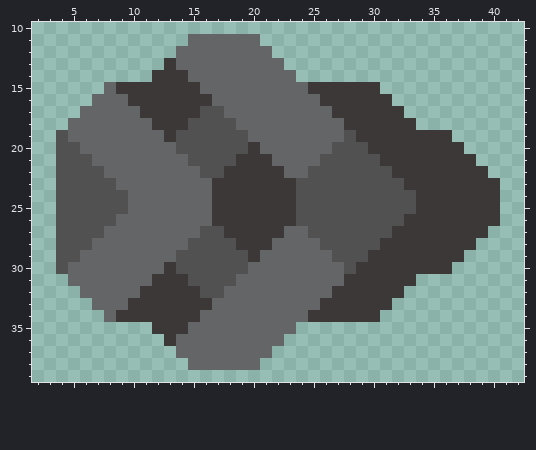
Pixel-art sprite, stored at sprites/units/Asterion/t2/explosion/explosion-leg-base.png. Above is the file before it was changed.
The file is 45x50 pixels. Shown: x 2..42, y 10..39.
And afterwards:
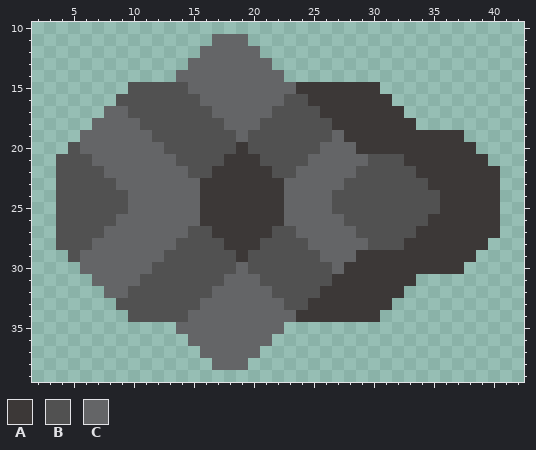
Palette (. is transparent): A #3c3837  B #515151  C #646567
From the commit log: Explosion (aka arson) sprite update
What changed:
The edit adds colour A in row 19 at x 37; in row 20 at x 38; in row 21 at x 39; in row 22 at x 40; in row 27 at x 40; in row 28 at x 39.
The edit adds colour A in row 29 at x 38; in row 30 at x 37.
Colour B gives way to colour A in row 19 at x 28; in row 20 at x 19 and 29; in row 21 at x 18; in row 22 at x 17; in row 27 at x 17; in row 28 at x 18.
Colour B gives way to colour A in row 29 at x 19 and 29; in row 30 at x 28.
Colour C gives way to colour A in row 15 at x 24; in row 16 at x 25; in row 17 at x 26; in row 18 at x 27; in rows 23 to 26 at x 16; in row 31 at x 27.
Colour C gives way to colour A in row 32 at x 26; in row 33 at x 25; in row 34 at x 24.
Colour A gives way to colour B in row 15 at x 10 to 14; in row 16 at x 10 to 15; in row 17 at x 11 to 15; in row 18 at x 12 to 14; in row 19 at x 13; in row 20 at x 20.
Colour A gives way to colour B in row 21 at x 21 and 31 to 32; in row 22 at x 22 and 32 to 33; in row 23 at x 33 to 34; in rows 24 to 25 at x 34 to 35; in row 26 at x 33 to 34; in row 27 at x 22 and 32 to 33.
Colour A gives way to colour B in row 28 at x 21 and 31 to 32; in row 29 at x 20; in row 30 at x 13; in row 31 at x 12 to 14; in row 32 at x 11 to 15; in row 33 at x 10 to 15.
Colour A gives way to colour B in row 34 at x 10 to 14.
Colour C gives way to colour B in row 16 at x 9 and 23 to 24; in row 17 at x 10 and 22 to 25; in row 18 at x 11 and 21 to 26; in row 19 at x 12 and 20 to 26; in row 20 at x 13 and 21 to 25; in row 21 at x 14 and 22 to 24.
Colour C gives way to colour B in row 22 at x 15 and 23; in row 27 at x 15 and 23; in row 28 at x 14 and 22 to 24; in row 29 at x 13 and 21 to 25; in row 30 at x 12 and 20 to 26; in row 31 at x 11 and 21 to 26.
Colour C gives way to colour B in row 32 at x 10 and 22 to 25; in row 33 at x 9 and 23 to 24.
Colour A gives way to colour C in row 14 at x 14; in row 15 at x 15; in row 16 at x 16; in rows 23 to 26 at x 23; in row 33 at x 16; in row 34 at x 15.
Colour A gives way to colour C in row 35 at x 14.
Colour B gives way to colour C in row 17 at x 17; in row 18 at x 18; in row 19 at x 19; in row 20 at x 27 to 28; in row 21 at x 26 to 29; in row 22 at x 25 to 28.
Colour B gives way to colour C in row 23 at x 24 to 27; in rows 24 to 25 at x 24 to 26; in row 26 at x 24 to 27; in row 27 at x 25 to 28; in row 28 at x 26 to 29; in row 29 at x 27 to 28.
Colour B gives way to colour C in row 30 at x 19; in row 31 at x 18; in row 32 at x 17.
The edit erases colour A in row 13 at x 13; in row 14 at x 12 to 13; in row 15 at x 9; in row 34 at x 9; in row 35 at x 12 to 13; in row 36 at x 13.
The edit erases colour B in rows 19 to 20 at x 4; in rows 29 to 30 at x 4.
The edit erases colour C in row 11 at x 15 to 16 and 20; in row 12 at x 14 to 15 and 21; in row 13 at x 14 and 22; in row 14 at x 23; in row 15 at x 8; in row 16 at x 7 to 8.
The edit erases colour C in row 17 at x 6 to 7; in row 18 at x 5 to 6; in row 19 at x 5; in row 30 at x 5; in row 31 at x 5 to 6; in row 32 at x 6 to 7.
The edit erases colour C in row 33 at x 7 to 8; in row 34 at x 8; in row 35 at x 23; in row 36 at x 14 and 22; in row 37 at x 14 to 15 and 21; in row 38 at x 15 to 16 and 20.
Pixel boxes of the changes (left, top, right, bottom) in both pictures:
changed: (56, 34, 500, 370)
